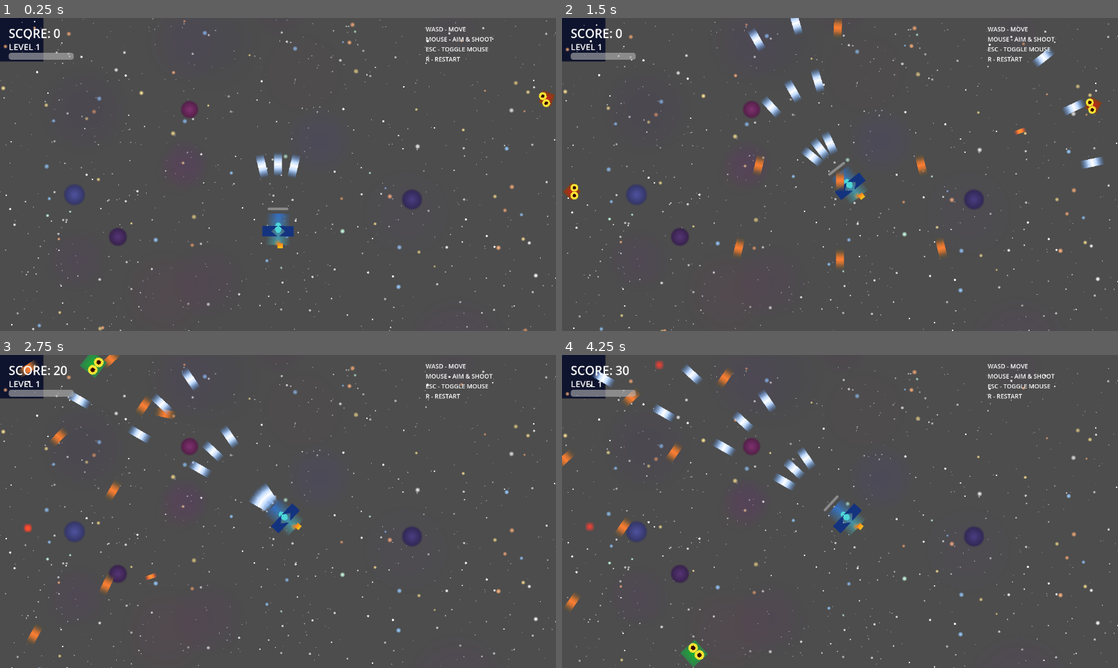
Above: before the commit, frames 1-4 (two rows, left to right).
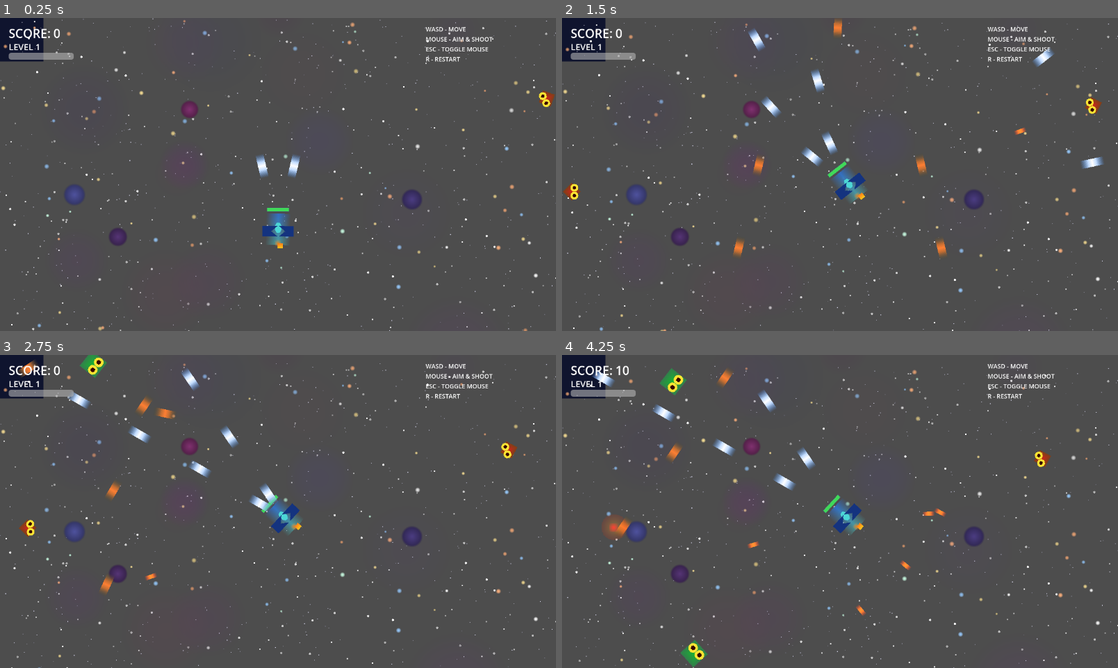
Above: after the commit, the same moments.

Repository: July-X/godot-game-one
Game: Godot game, scene res://scenes/main.tscn
Same seed, same stepped clock (60 frames per second), same inputs: the game is played once before the commit and once after it.
Inputs (mouse positions are in pixels of both pictures, inside the frame that each line leads up to):
- Up to frame 1 (0.25 s): no input
- Up to frame 2 (1.5 s): tap Enter at 0.5 s; move the mouse to (962, 158) at 0.52 s; tap R at 0.6, 1.35 s; click (962, 158) at 0.67 s; move the mouse to (812, 174) at 1.27 s; click (812, 174) at 1.42 s
- Up to frame 3 (2.75 s): move the mouse to (289, 505) at 2.02 s; tap R at 2.1 s; click (289, 505) at 2.17 s
- Up to frame 4 (4.25 s): move the mouse to (834, 517) at 2.77 s; tap R at 2.85, 3.6 s; click (834, 517) at 2.92 s; move the mouse to (878, 514) at 3.52 s; click (878, 514) at 3.67 s

The runs differ from the first frame. In frame 1, 0.1% of the frame differs, in the area x 48-52%, y 43-62%; in frame 2, 0.6%; in frame 3, 0.8%; in frame 4, 1.4%, in the area x 0-88%, y 1-84%.

Commit message:
fix: 子弹密度减半(50%)，血条增加血槽样式和动态颜色变化

Diff:
--- a/scenes/entities/player.tscn
+++ b/scenes/entities/player.tscn
@@ -31,6 +31,22 @@
 [sub_resource type="CircleShape2D" id="7"]
 radius = 280.0
 
+[sub_resource type="StyleBoxFlat" id="8"]
+bg_color = Color(0.15, 0.15, 0.2, 0.85)
+border_width_left = 1
+border_width_top = 1
+border_width_right = 1
+border_width_bottom = 1
+border_color = Color(0.3, 0.3, 0.4, 1.0)
+
+[sub_resource type="StyleBoxFlat" id="9"]
+bg_color = Color(0.25, 0.85, 0.35, 1.0)
+border_width_left = 1
+border_width_top = 1
+border_width_right = 1
+border_width_bottom = 1
+border_color = Color(0.3, 0.3, 0.4, 1.0)
+
 [node name="Player" type="CharacterBody2D"]
 collision_layer = 1
 collision_mask = 4
@@ -61,10 +77,12 @@
 shape = SubResource("7")
 
 [node name="HealthBar" type="ProgressBar" parent="."]
-offset_left = -24.0
+offset_left = -26.0
 offset_top = -50.0
-offset_right = 24.0
-offset_bottom = -44.0
+offset_right = 26.0
+offset_bottom = -40.0
 show_percentage = false
 max_value = 3.0
 value = 3.0
+theme_override_styles/background = SubResource("8")
+theme_override_styles/fill = SubResource("9")
--- a/scripts/game_state.gd
+++ b/scripts/game_state.gd
@@ -76,7 +76,7 @@
 			pass
 
 func get_bullet_count() -> int:
-	return min(1 + shoot_level * 2, 11)
+	return min(1 + shoot_level, 6)
 
 func get_shoot_cooldown() -> float:
 	return max(0.3 - shoot_speed_level * 0.04, 0.08)
--- a/scripts/player.gd
+++ b/scripts/player.gd
@@ -128,6 +128,15 @@
 	if _health_bar:
 		_health_bar.max_value = GameState.max_health
 		_health_bar.value = GameState.current_health
+		var ratio: float = float(GameState.current_health) / float(GameState.max_health)
+		var bar_color: Color
+		if ratio > 0.6:
+			bar_color = Color(0.25, 0.85, 0.35, 1.0)
+		elif ratio > 0.3:
+			bar_color = Color(0.9, 0.8, 0.15, 1.0)
+		else:
+			bar_color = Color(0.9, 0.2, 0.15, 1.0)
+		_health_bar.add_theme_stylebox_override("fill", _make_fill_style(bar_color))
 
 func _update_walk_animation() -> void:
 	var swing: float = sin(_walk_cycle) * 0.02
@@ -217,3 +226,13 @@
 	tween.set_loops(3)
 	tween.tween_property(_sprite, "modulate", Color(1.5, 1.5, 1.5, 1.0), 0.1)
 	tween.tween_property(_sprite, "modulate", Color(1, 1, 1, 1.0), 0.1)
+
+func _make_fill_style(color: Color) -> StyleBoxFlat:
+	var style := StyleBoxFlat.new()
+	style.bg_color = color
+	style.border_width_left = 1
+	style.border_width_top = 1
+	style.border_width_right = 1
+	style.border_width_bottom = 1
+	style.border_color = Color(0.3, 0.3, 0.4, 1.0)
+	return style
Not shown: 1 places in scenes/entities/player.tscn that only renumber resources
